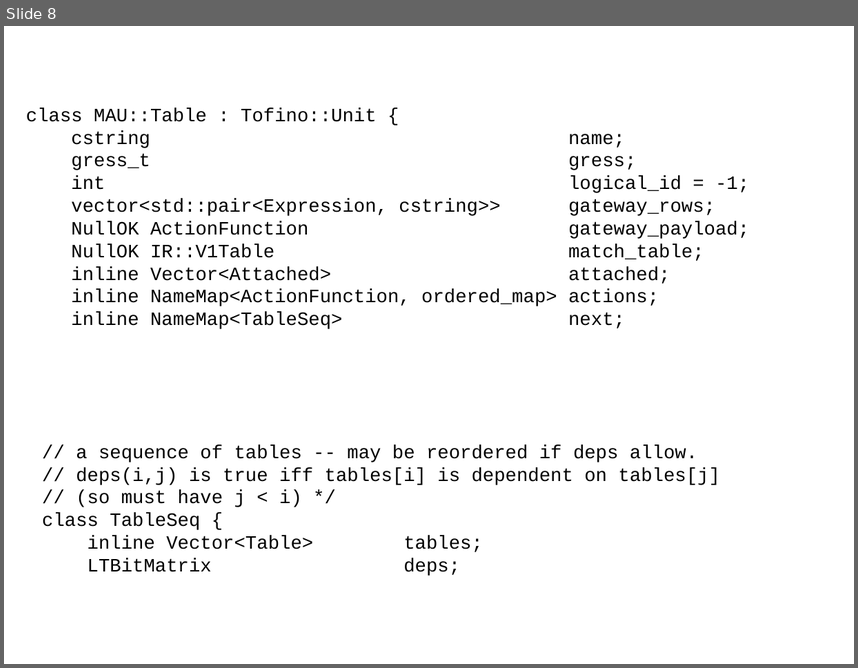
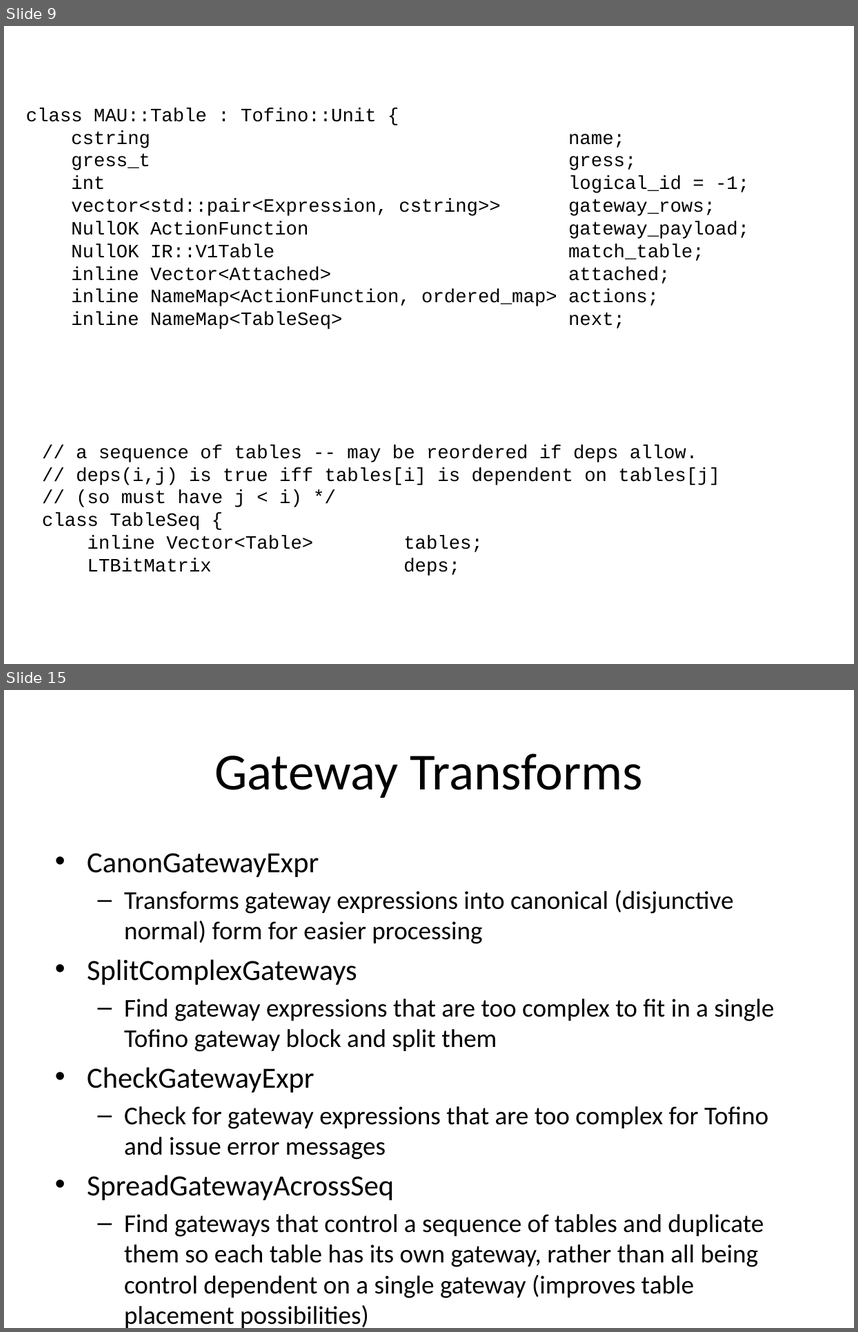
Before and after one commit to p4lang/bf-p4c, a slide deck: docs/TofinoBackend.pptx. Shown one above the other, each under a label of ours: slide 8 before the commit, slides 9 and 15 after it; the slides between them are not shown. The pictures are 858x668 and 858x1332 pixels, drawn with LibreOffice and Linux fonts; fonts in the diff are those of the drawing. Boxes give left, top, right and bottom in pixels: in the first picture for what was removed or moved away, otherwise in the second. Text is boxed around its words. In the diff, an @@ line names an element or a change of style, - is before the commit and + after.

```diff
--- a/docs/TofinoBackend.pptx
+++ b/docs/TofinoBackend.pptx
@@ slide 15 added at <box>4,690,854,1328</box>, background #FFFFFF @@
@@ title added at <box>214,753,643,798</box>, 44 pt, text #000000 @@
+Gateway Transforms
@@ text added at <box>87,853,774,1328</box>, 21.7 pt, text #000000 @@
+• CanonGatewayExpr
+  – Transforms gateway expressions into canonical (disjunctive normal) form for easier processing
+• SplitComplexGateways
+  – Find gateway expressions that are too complex to fit in a single Tofino gateway block and split them
+• CheckGatewayExpr
+  – Check for gateway expressions that are too complex for Tofino and issue error messages
+• SpreadGatewayAcrossSeq
+  – Find gateways that control a sequence of tables and duplicate them so each table has its own gateway, rather than all being control dependent on a single gateway (improves table placement possibilities)
@@ what was slide 8 is now slide 9 @@
```
Also in this commit, not shown: 2 slides changed, 9 other slides added, 1 slide removed.
